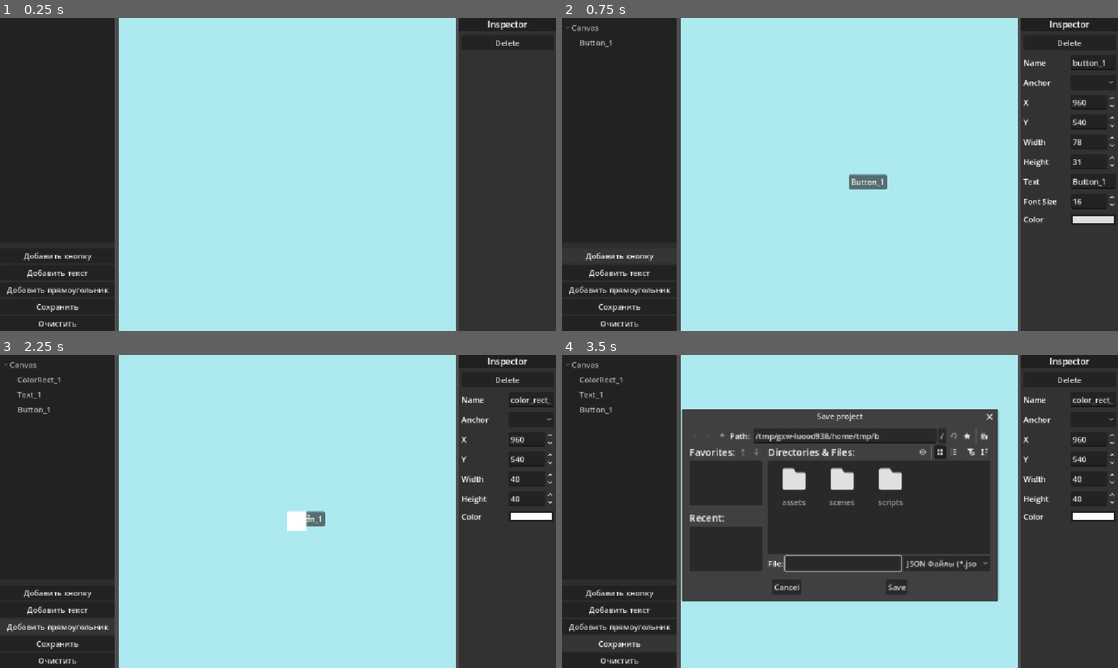
Above: before the commit, frames 1-4 (two rows, left to right).
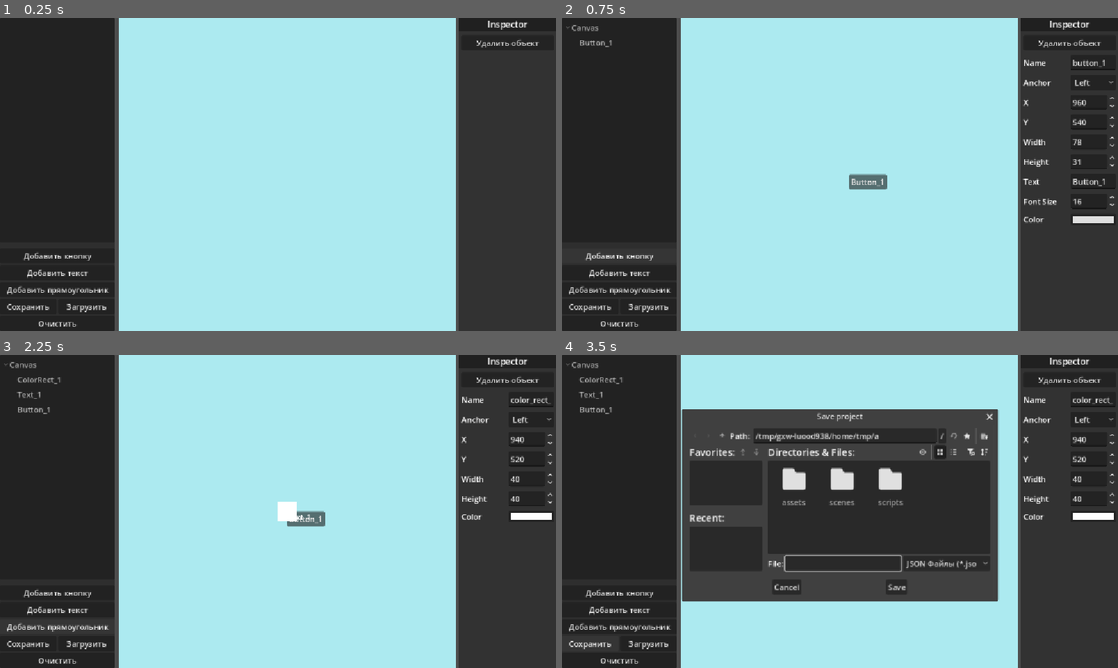
Above: after the commit, the same moments.

Repository: Yerxiz/UIEditor
Game: Godot game, scene res://scenes/main.tscn
The game is run twice, just before and just after one commit, with the same random seed, the same clock (stepped at 60 frames per second) and the same inputs. The project has no main scene, so this scene is started directly.
Inputs:
- Up to frame 1 (0.25 s): no input
- Up to frame 2 (0.75 s): click "Добавить кнопку" at 0.5 s
- Up to frame 3 (2.25 s): click "Добавить текст" at 1.25 s; click "Добавить прямоугольник" at 2 s
- Up to frame 4 (3.5 s): click "Сохранить" at 2.75 s

The runs differ from the first frame. In frame 1, 0.3% of the frame differs, in the area x 1-97%, y 7-94%; in frame 2, 0.4%; in frame 3, 0.7%; in frame 4, 0.4%.

Commit message:
feat(import): добавить загрузку сохранения

Diff:
--- a/scenes/main.tscn
+++ b/scenes/main.tscn
@@ -62,9 +62,18 @@
 layout_mode = 2
 text = "Добавить прямоугольник"
 
-[node name="SaveBtn" type="Button" parent="MainLayout/HaT_PanelContainer/VSplitContainer/Toolbar" unique_id=382321687]
-layout_mode = 2
+[node name="HBoxContainer" type="HBoxContainer" parent="MainLayout/HaT_PanelContainer/VSplitContainer/Toolbar" unique_id=1264631919]
+layout_mode = 2
+
+[node name="SaveBtn" type="Button" parent="MainLayout/HaT_PanelContainer/VSplitContainer/Toolbar/HBoxContainer" unique_id=382321687]
+layout_mode = 2
+size_flags_horizontal = 3
 text = "Сохранить"
+
+[node name="LoadBtn" type="Button" parent="MainLayout/HaT_PanelContainer/VSplitContainer/Toolbar/HBoxContainer" unique_id=1291183319]
+layout_mode = 2
+size_flags_horizontal = 3
+text = "Загрузить"
 
 [node name="ClearBtn" type="Button" parent="MainLayout/HaT_PanelContainer/VSplitContainer/Toolbar" unique_id=841245377]
 layout_mode = 2
@@ -127,7 +136,7 @@
 [node name="DeleteButton" type="Button" parent="MainLayout/Inspector_PanelContainer/Inspector" unique_id=554855537]
 layout_mode = 2
 size_flags_horizontal = 3
-text = "Delete"
+text = "Удалить объект"
 
 [node name="PropName_HBoxContainer" type="HBoxContainer" parent="MainLayout/Inspector_PanelContainer/Inspector" unique_id=197384523]
 layout_mode = 2
@@ -262,5 +271,12 @@
 access = 2
 filters = PackedStringArray("*.json; JSON Файлы")
 
+[node name="LoadFileDialog" type="FileDialog" parent="." unique_id=1774635356]
+oversampling_override = 1.0
+title = "Open a File"
+file_mode = 0
+access = 2
+filters = PackedStringArray("*.json; JSON Файлы")
+
 [connection signal="dragged" from="MainLayout" to="." method="_on_main_layout_dragged"]
 [connection signal="item_selected" from="MainLayout/HaT_PanelContainer/VSplitContainer/Hierarchy" to="." method="_on_hierarchy_item_selected"]
--- a/scripts/main.gd
+++ b/scripts/main.gd
@@ -9,7 +9,8 @@
 @onready var add_button_btn = $MainLayout/HaT_PanelContainer/VSplitContainer/Toolbar/AddButton
 @onready var add_label_btn = $MainLayout/HaT_PanelContainer/VSplitContainer/Toolbar/AddLabel
 @onready var add_color_rect_btn = $MainLayout/HaT_PanelContainer/VSplitContainer/Toolbar/AddColorRect
-@onready var save_btn = $MainLayout/HaT_PanelContainer/VSplitContainer/Toolbar/SaveBtn
+@onready var save_btn = $MainLayout/HaT_PanelContainer/VSplitContainer/Toolbar/HBoxContainer/SaveBtn
+@onready var load_btn = $MainLayout/HaT_PanelContainer/VSplitContainer/Toolbar/HBoxContainer/LoadBtn
 @onready var clear_btn = $MainLayout/HaT_PanelContainer/VSplitContainer/Toolbar/ClearBtn
 
 # Ссылки на элементы в Инспекторе
@@ -44,6 +45,7 @@
 
 # Ссылка на FileDialog
 @onready var save_file_dialog = $SaveFileDialog
+@onready var load_file_dialog = $LoadFileDialog
 
 var element_counter : int = 0
 var selected_element : Control = null:
@@ -65,6 +67,8 @@
 
 	save_btn.button_up.connect(_on_save_button_pressed)
 	save_file_dialog.file_selected.connect(_on_file_selected)
+	load_btn.button_up.connect(_on_load_button_pressed)
+	load_file_dialog.file_selected.connect(_on_load_file_selected)
 
 	clear_btn.button_up.connect(_on_clear_button_button_up)
 
@@ -125,7 +129,9 @@
 
 	new_element.anchor_left = 0.0
 	new_element.anchor_top = 0.0
-	new_element.position = Vector2(canvas.size.x / 2.0, canvas.size.y / 2.0)
+	new_element.anchor_right = 0.0
+	new_element.anchor_bottom = 0.0
+	new_element.position = (canvas.size - new_element.size) / 2.0
 
 	element_counter += 1
 
@@ -144,7 +150,7 @@
 	var data : Dictionary = {
 		"type": type,
 		"name": prop_name,
-		"anchor_preset": prop_anchor_option.selected,
+		"anchor_preset": 0.0,
 		"size": new_element.size,
 		"position": new_element.position,
 		"rotation": new_element.rotation
@@ -162,24 +168,25 @@
 func _on_anchor_preset_selected(index : int) -> void:
 	if not selected_element : return
 
-	match index:
-		0:	# Top-Left
-			selected_element.anchor_left = 0.0
-			selected_element.anchor_top = 0.0
-			selected_element.anchor_right = 0.0
-			selected_element.anchor_bottom = 0.0
-		1:	# Center
-			selected_element.anchor_left = 0.5
-			selected_element.anchor_top = 0.5
-			selected_element.anchor_right = 0.5
-			selected_element.anchor_bottom = 0.5
-
-			var width = selected_element.size.x
-			var height = selected_element.size.y
-			selected_element.offset_left = -width / 2.0
-			selected_element.offset_top = -height / 2.0
-			selected_element.offset_right = width / 2.0
-			selected_element.offset_bottom = height / 2.0
+	if index == 0:
+		selected_element.anchor_left = 0.0
+		selected_element.anchor_top = 0.0
+		selected_element.anchor_right = 0.0
+		selected_element.anchor_bottom = 0.0
+
+	elif index == 1:
+		selected_element.anchor_left = 0.5
+		selected_element.anchor_top = 0.5
+		selected_element.anchor_right = 0.5
+		selected_element.anchor_bottom = 0.5
+
+		var width = selected_element.size.x
+		var height = selected_element.size.y
+		selected_element.offset_left = -width / 2.0
+		selected_element.offset_top = -height / 2.0
+		selected_element.offset_right = width / 2.0
+		selected_element.offset_bottom = height / 2.0
+
 
 	_set_block_inspector_props_signals(true)
 	prop_x_spinbox.value = selected_element.position.x
@@ -334,7 +341,7 @@
 			prop_color_hboxcont.hide()
 
 		_update_hierarchy()
-
+		selected_element = null
 
 func _on_clear_button_button_up() -> void:
 	for child in canvas.get_children():
@@ -358,6 +365,54 @@
 	_update_hierarchy()
 
 
+func _get_drag_data_fw(at_position: Vector2) -> Variant:
+	var item = hierarchy.get_item_at_position(at_position)
+	if item and item != hierarchy.get_root():
+		var el = item.get_metadata(0)
+		if el and is_instance_valid(el):
+			var drag_preview = Label.new()
+			drag_preview.text = " " + el.name + " "
+			hierarchy.set_drag_preview(drag_preview)
+			return item
+	return null
+
+# 2. Можно ли сюда бросить
+func _can_drop_data_fw(at_position: Vector2, data: Variant) -> bool:
+	hierarchy.drop_mode_flags = Tree.DROP_MODE_INBETWEEN
+	if data is TreeItem:
+		var target_item = hierarchy.get_item_at_position(at_position)
+		if target_item and target_item != hierarchy.get_root() and target_item != data:
+			return true
+	return false
+
+# 3. Что происходит, когда бросили элемент
+func _drop_data_fw(at_position: Vector2, data: Variant) -> void:
+	var dragged_item: TreeItem = data
+	var target_item = hierarchy.get_item_at_position(at_position)
+
+	if target_item and target_item != hierarchy.get_root() and dragged_item != target_item:
+		var dragged_el = dragged_item.get_metadata(0)
+		var target_el = target_item.get_metadata(0)
+
+		if is_instance_valid(dragged_el) and is_instance_valid(target_el):
+			var dragged_idx = canvas.get_children().find(dragged_el)
+			var target_idx = canvas.get_children().find(target_el)
+
+			if dragged_idx != -1 and target_idx != -1:
+				# Узнаем, бросили мы ВЫШЕ или НИЖЕ цели
+				var drop_section = hierarchy.get_drop_section_at_position(at_position)
+
+				# Перемещаем элемент в Canvas, меняя его Z-порядок
+				canvas.move_child(dragged_el, target_idx)
+
+				# Если бросили ниже цели, нужно сдвинуть индекс еще на 1
+				if drop_section == 1:
+					canvas.move_child(dragged_el, target_idx + 1)
+
+				_update_hierarchy()
+				selected_element = dragged_el
+
+
 func _on_save_button_pressed() -> void:
 	save_file_dialog.popup_centered()
 
@@ -385,6 +440,7 @@
 			var json_element = {
 				"id": el_data["name"],
 				"type": el_data["type"],
+				"anchor_preset": el_data["anchor_preset"],
 				"transform": {
 					"x": roundi(el_data["position"].x),
 					"y": roundi(el_data["position"].y),
@@ -392,7 +448,6 @@
 					"height": roundi(el_data["size"].y),
 					"rotation": el_data["rotation"]
 				},
-				"anchor_preset": el_data["anchor_preset"],
 				"properties": {}
 			}
 
@@ -414,64 +469,126 @@
 		file.store_string(json_string)
 		file.close()
 		print("Проект успешно сохранен: ", path)
-		_show_success_dialog("Проект успешно сохранен в JSON.")
+		_show_success_dialog("Сохранение", "Проект успешно сохранен в JSON.")
 	else:
 		print("Ошибка при сохранении файла.")
 
 
-func _show_success_dialog(message: String) -> void:
+func _on_load_button_pressed() -> void:
+	load_file_dialog.popup_centered()
+
+
+func _on_load_file_selected(path: String) -> void:
+	var file = FileAccess.open(path, FileAccess.READ)
+	if not file:
+		_show_success_dialog("Загрузка", "Ошибка: Не удалось открыть файл.")
+		return
+
+	var json_string = file.get_as_text()
+	file.close()
+
+	# Парсим JSON
+	var json = JSON.new()
+	var error = json.parse(json_string)
+	if error != OK:
+		_show_success_dialog("Загрузка", "Ошибка: Некорректный формат JSON.")
+		return
+
+	var data = json.data
+
+	# 1. Очищаем текущий проект перед загрузкой нового
+	_on_clear_button_button_up()
+
+	# 2. Восстанавливаем элементы
+	if data.has("elements"):
+		for el_data in data["elements"]:
+			var type = el_data["type"]
+			var new_element : Control
+
+			if type == "button":
+				new_element = Button.new()
+			elif type == "label":
+				new_element = Label.new()
+				new_element.mouse_filter = Control.MOUSE_FILTER_PASS
+			elif type == "color_rect":
+				new_element = ColorRect.new()
+			else:
+				continue
+
+			# Восстанавливаем скрипт и сигналы
+			new_element.set_script(load("res://scripts/DraggableElement.gd"))
+			new_element.element_clicked.connect(_on_element_selected)
+			new_element.element_dragged.connect(_on_element_dragged)
+
+			canvas.add_child(new_element)
+
+			new_element.name = el_data["id"]
+
+			# Свойства
+			var props = el_data["properties"]
+			if type in ["button", "label"]:
+				new_element.text = props.get("text", "")
+				new_element.add_theme_font_size_override("font_size", props.get("font_size", 16))
+				new_element.add_theme_color_override("font_color", Color.html(props.get("font_color_hex", "#ffffff")))
+			elif type == "color_rect":
+				new_element.color = Color.html(props.get("color_hex", "#ffffff"))
+
+			# Трансформация
+			var t = el_data["transform"]
+			new_element.size = Vector2(t["width"], t["height"])
+
+			# Якоря (Восстанавливаем их визуально)
+			var anchor_idx = el_data["anchor_preset"]
+			if anchor_idx == 0: # Top-Left
+				new_element.anchor_left = 0.0
+				new_element.anchor_top = 0.0
+				new_element.anchor_right = 0.0
+				new_element.anchor_bottom = 0.0
+			elif anchor_idx == 1: # Center
+				new_element.anchor_left = 0.5
+				new_element.anchor_top = 0.5
+				new_element.anchor_right = 0.5
+				new_element.anchor_bottom = 0.5
+
+				var width = new_element.size.x
+				var height = new_element.size.y
+				new_element.offset_left = -width / 2.0
+				new_element.offset_top = -height / 2.0
+				new_element.offset_right = width / 2.0
+				new_element.offset_bottom = height / 2.0
+
+			new_element.position = Vector2(t["x"], t["y"])
+			new_element.rotation = t["rotation"]
+
+			# Заносим в словарь (чтобы инспектор работал)
+			var dict_data : Dictionary = {
+				"type": type,
+				"name": el_data["id"],
+				"anchor_preset": anchor_idx,
+				"size": new_element.size,
+				"position": new_element.position,
+				"rotation": new_element.rotation
+			}
+			if type in ["button", "label"]:
+				dict_data["text"] = new_element.text
+				dict_data["font_size"] = props.get("font_size", 16)
+				dict_data["font_color"] = Color.html(props.get("font_color_hex", "#ffffff"))
+			elif type == "color_rect":
+				dict_data["color"] = new_element.color
+
+			elements[new_element] = dict_data
+
+	# 3. Обновляем иерархию и сбрасываем выделение
+	_update_hierarchy()
+	selected_element = null
+	_show_success_dialog("Загрузка", "Проект успешно загружен.")
+
+
+func _show_success_dialog(title : String, message: String) -> void:
 	var dialog = AcceptDialog.new()
 	dialog.dialog_text = message
-	dialog.title = "Save is success"
+	dialog.title = title
 	add_child(dialog)
 	dialog.popup_centered()
 	dialog.confirmed.connect(dialog.queue_free)
 	dialog.canceled.connect(dialog.queue_free)
-
-
-func _get_drag_data_fw(at_position: Vector2) -> Variant:
-	var item = hierarchy.get_item_at_position(at_position)
-	if item and item != hierarchy.get_root():
-		var el = item.get_metadata(0)
-		if el and is_instance_valid(el):
-			var drag_preview = Label.new()
-			drag_preview.text = " " + el.name + " "
-			hierarchy.set_drag_preview(drag_preview)
-			return item
-	return null
-
-# 2. Можно ли сюда бросить
-func _can_drop_data_fw(at_position: Vector2, data: Variant) -> bool:
-	hierarchy.drop_mode_flags = Tree.DROP_MODE_INBETWEEN
-	if data is TreeItem:
-		var target_item = hierarchy.get_item_at_position(at_position)
-		if target_item and target_item != hierarchy.get_root() and target_item != data:
-			return true
-	return false
-
-# 3. Что происходит, когда бросили элемент
-func _drop_data_fw(at_position: Vector2, data: Variant) -> void:
-	var dragged_item: TreeItem = data
-	var target_item = hierarchy.get_item_at_position(at_position)
-
-	if target_item and target_item != hierarchy.get_root() and dragged_item != target_item:
-		var dragged_el = dragged_item.get_metadata(0)
-		var target_el = target_item.get_metadata(0)
-
-		if is_instance_valid(dragged_el) and is_instance_valid(target_el):
-			var dragged_idx = canvas.get_children().find(dragged_el)
-			var target_idx = canvas.get_children().find(target_el)
-
-			if dragged_idx != -1 and target_idx != -1:
-				# Узнаем, бросили мы ВЫШЕ или НИЖЕ цели
-				var drop_section = hierarchy.get_drop_section_at_position(at_position)
-
-				# Перемещаем элемент в Canvas, меняя его Z-порядок
-				canvas.move_child(dragged_el, target_idx)
-
-				# Если бросили ниже цели, нужно сдвинуть индекс еще на 1
-				if drop_section == 1:
-					canvas.move_child(dragged_el, target_idx + 1)
-
-				_update_hierarchy()
-				selected_element = dragged_el
